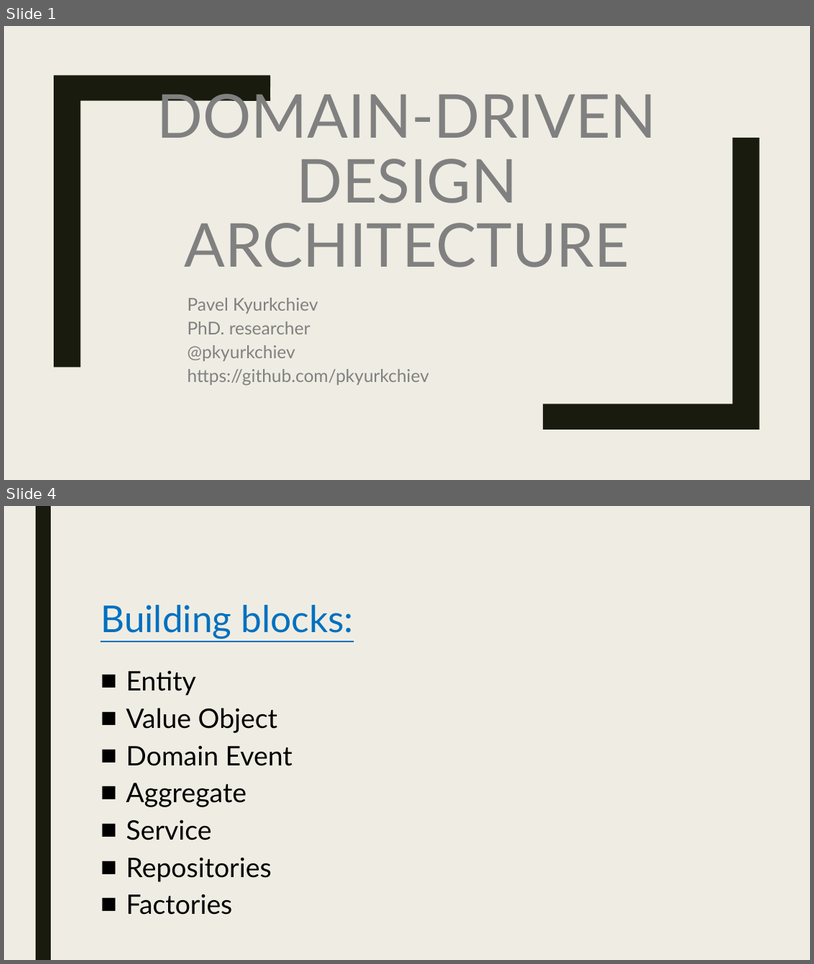
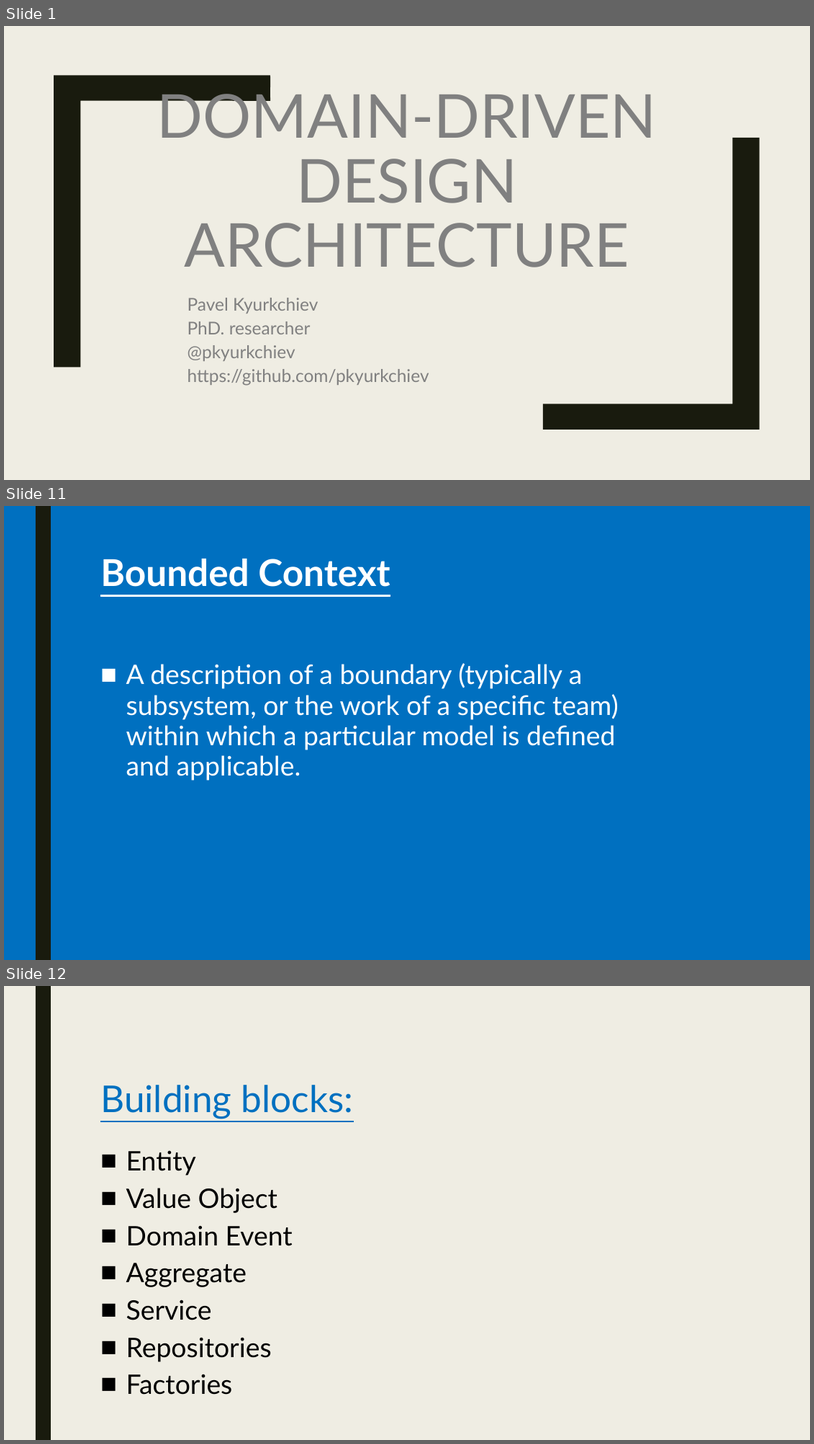
Before and after one commit to pkyurkchiev/practice-biel, a slide deck: presentations/domain-driven design.pptx. Shown one above the other, each under a label of ours: slides 1 and 4 before the commit, slides 1, 11 and 12 after it; the slides between them are not shown. The pictures are 814x964 and 814x1444 pixels, drawn with LibreOffice and Linux fonts; fonts in the diff are those of the drawing. Boxes give left, top, right and bottom in pixels: in the first picture for what was removed or moved away, otherwise in the second. Text is boxed around its words. In the diff, an @@ line names an element or a change of style, - is before the commit and + after.

```diff
--- a/presentations/domain-driven design.pptx
+++ b/presentations/domain-driven design.pptx
@@ slide 11 added at bbox=[4, 506, 810, 960], background #0070C0; not listed: 1 template element that a slide beside it also shows @@
@@ title added at bbox=[100, 559, 390, 587], 44 pt, text #FFFFFF, bold, underline @@
+Bounded Context
@@ text added at bbox=[126, 663, 619, 780], 32 pt, text #FFFFFF @@
+■ A description of a boundary (typically a subsystem, or the work of a specific team) within which a particular model is defined and applicable.
@@ what was slide 4 is now slide 12 @@
```
Also in this commit, not shown: 2 slides changed, 9 other slides added, 5 slides removed.
